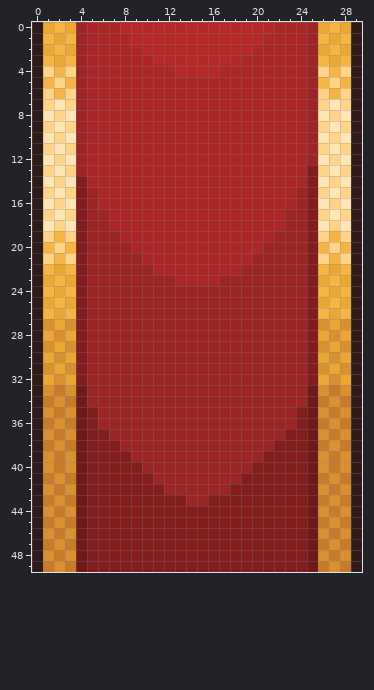
A pixel-art sprite gets an edit: Project-Pentagram/WorkingDir/Sprites/UI/Game/Timeline/ui_game_timeline_banner-borderless.png. This is how it looked before the edit.
The file is 120x200 pixels, drawn in blocks of 4x4; one block is one cell here.
And afterwards:
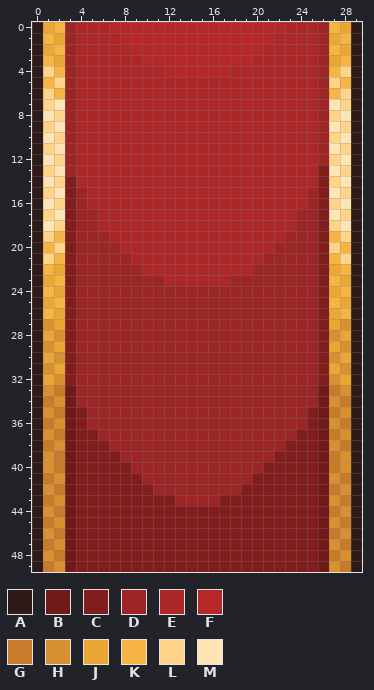
Palette (. is transparent): A #2e1a16  B #701919  C #821d1d  D #9c2525  E #ac2828  F #b62727  G #c87b2b  H #d89130  J #eaa733  K #f5b444  L #ffd388  M #ffe4b6
What changed:
@@ x 0..29 @@
- 0 AJKJDEEEFFFFFFFFFFFFFFEEEDJKJA
- 1 AKJKDEEEEFFFFFFFFFFFFEEEEDKJKA
- 2 AJKJDEEEEEFFFFFFFFFFEEEEEDJKJA
- 3 AKJKDEEEEEEFFFFFFFFEEEEEEDKJKA
- 4 ALKLDEEEEEEEEFFFFEEEEEEEEDLKLA
- 5 AKLKDEEEEEEEEEEEEEEEEEEEEDKLKA
- 6 ALKLDEEEEEEEEEEEEEEEEEEEEDLKLA
- 7 ALMLDEEEEEEEEEEEEEEEEEEEEDLMLA
- 8 AMLMDEEEEEEEEEEEEEEEEEEEEDMLMA
- 9 ALMLDEEEEEEEEEEEEEEEEEEEEDLMLA
-10 AMLMDEEEEEEEEEEEEEEEEEEEEDMLMA
-11 ALMLDEEEEEEEEEEEEEEEEEEEEDLMLA
-12 AMLMDEEEEEEEEEEEEEEEEEEEEDMLMA
-13 ALMLDEEEEEEEEEEEEEEEEEEEECLMLA
-14 AMLMCEEEEEEEEEEEEEEEEEEEECMLMA
-15 ALMLCDEEEEEEEEEEEEEEEEEEDCLMLA
-16 AMLMCDEEEEEEEEEEEEEEEEEEDCMLMA
-17 ALMLCDDEEEEEEEEEEEEEEEEDDCLMLA
-18 AMLMCDDEEEEEEEEEEEEEEEEDDCMLMA
-19 ALKLCDDDEEEEEEEEEEEEEEDDDCLKLA
-20 AKLKCDDDDEEEEEEEEEEEEDDDDCKLKA
-21 ALKLCDDDDDEEEEEEEEEEDDDDDCLKLA
-22 AKJKCDDDDDDEEEEEEEEDDDDDDCKJKA
-23 AJKJCDDDDDDDDEEEEDDDDDDDDCJKJA
-24 AKJKCDDDDDDDDDDDDDDDDDDDDCKJKA
-25 AJKJCDDDDDDDDDDDDDDDDDDDDCJKJA
-26 AKJKCDDDDDDDDDDDDDDDDDDDDCKJKA
-27 AHJHCDDDDDDDDDDDDDDDDDDDDCHJHA
-28 AJHJCDDDDDDDDDDDDDDDDDDDDCJHJA
-29 AHJHCDDDDDDDDDDDDDDDDDDDDCHJHA
-30 AJHJCDDDDDDDDDDDDDDDDDDDDCJHJA
-31 AHJHCDDDDDDDDDDDDDDDDDDDDCHJHA
-32 AJHJCDDDDDDDDDDDDDDDDDDDDCJHJA
-33 AHGHBDDDDDDDDDDDDDDDDDDDDBHGHA
-34 AGHGBDDDDDDDDDDDDDDDDDDDDBGHGA
-35 AHGHBCDDDDDDDDDDDDDDDDDDCBHGHA
-36 AGHGBCDDDDDDDDDDDDDDDDDDCBGHGA
-37 AHGHBCCDDDDDDDDDDDDDDDDCCBHGHA
-38 AGHGBCCCDDDDDDDDDDDDDDCCCBGHGA
-39 AHGHBCCCCDDDDDDDDDDDDCCCCBHGHA
-40 AHGHBCCCCCDDDDDDDDDDCCCCCBHGHA
-41 AGHGBCCCCCCDDDDDDDDCCCCCCBGHGA
-42 AHGHBCCCCCCCDDDDDDCCCCCCCBHGHA
-43 AGHGBCCCCCCCCCDDCCCCCCCCCBGHGA
-44 AHGHBCCCCCCCCCCCCCCCCCCCCBHGHA
-45 AGHGBCCCCCCCCCCCCCCCCCCCCBGHGA
-46 AHGHBCCCCCCCCCCCCCCCCCCCCBHGHA
-47 AGHGBCCCCCCCCCCCCCCCCCCCCBGHGA
-48 AHGHBCCCCCCCCCCCCCCCCCCCCBHGHA
-49 AGHGBCCCCCCCCCCCCCCCCCCCCBGHGA
+ 0 AJKDEEEFFFFFFFFFFFFFFFFEEEDKJA
+ 1 AKJDEEEEFFFFFFFFFFFFFFEEEEDJKA
+ 2 AJKDEEEEEFFFFFFFFFFFFEEEEEDKJA
+ 3 AKJDEEEEEEFFFFFFFFFFEEEEEEDJKA
+ 4 ALKDEEEEEEEEFFFFFFEEEEEEEEDKLA
+ 5 AKLDEEEEEEEEEEEEEEEEEEEEEEDLKA
+ 6 ALKDEEEEEEEEEEEEEEEEEEEEEEDKLA
+ 7 ALMDEEEEEEEEEEEEEEEEEEEEEEDMLA
+ 8 AMLDEEEEEEEEEEEEEEEEEEEEEEDLMA
+ 9 ALMDEEEEEEEEEEEEEEEEEEEEEEDMLA
+10 AMLDEEEEEEEEEEEEEEEEEEEEEEDLMA
+11 ALMDEEEEEEEEEEEEEEEEEEEEEEDMLA
+12 AMLDEEEEEEEEEEEEEEEEEEEEEEDLMA
+13 ALMDEEEEEEEEEEEEEEEEEEEEEECMLA
+14 AMLCEEEEEEEEEEEEEEEEEEEEEECLMA
+15 ALMCDEEEEEEEEEEEEEEEEEEEEDCMLA
+16 AMLCDEEEEEEEEEEEEEEEEEEEEDCLMA
+17 ALMCDDEEEEEEEEEEEEEEEEEEDDCMLA
+18 AMLCDDEEEEEEEEEEEEEEEEEEDDCLMA
+19 ALKCDDDEEEEEEEEEEEEEEEEDDDCKLA
+20 AKLCDDDDEEEEEEEEEEEEEEDDDDCLKA
+21 ALKCDDDDDEEEEEEEEEEEEDDDDDCKLA
+22 AKJCDDDDDDEEEEEEEEEEDDDDDDCJKA
+23 AJKCDDDDDDDDEEEEEEDDDDDDDDCKJA
+24 AKJCDDDDDDDDDDDDDDDDDDDDDDCJKA
+25 AJKCDDDDDDDDDDDDDDDDDDDDDDCKJA
+26 AKJCDDDDDDDDDDDDDDDDDDDDDDCJKA
+27 AHJCDDDDDDDDDDDDDDDDDDDDDDCJHA
+28 AJHCDDDDDDDDDDDDDDDDDDDDDDCHJA
+29 AHJCDDDDDDDDDDDDDDDDDDDDDDCJHA
+30 AJHCDDDDDDDDDDDDDDDDDDDDDDCHJA
+31 AHJCDDDDDDDDDDDDDDDDDDDDDDCJHA
+32 AJHCDDDDDDDDDDDDDDDDDDDDDDCHJA
+33 AHGBDDDDDDDDDDDDDDDDDDDDDDBGHA
+34 AGHBDDDDDDDDDDDDDDDDDDDDDDBHGA
+35 AHGBCDDDDDDDDDDDDDDDDDDDDCBGHA
+36 AGHBCDDDDDDDDDDDDDDDDDDDDCBHGA
+37 AHGBCCDDDDDDDDDDDDDDDDDDCCBGHA
+38 AGHBCCCDDDDDDDDDDDDDDDDCCCBHGA
+39 AHGBCCCCDDDDDDDDDDDDDDCCCCBGHA
+40 AHGBCCCCCDDDDDDDDDDDDCCCCCBGHA
+41 AGHBCCCCCCDDDDDDDDDDCCCCCCBHGA
+42 AHGBCCCCCCCDDDDDDDDCCCCCCCBGHA
+43 AGHBCCCCCCCCCDDDDCCCCCCCCCBHGA
+44 AHGBCCCCCCCCCCCCCCCCCCCCCCBGHA
+45 AGHBCCCCCCCCCCCCCCCCCCCCCCBHGA
+46 AHGBCCCCCCCCCCCCCCCCCCCCCCBGHA
+47 AGHBCCCCCCCCCCCCCCCCCCCCCCBHGA
+48 AHGBCCCCCCCCCCCCCCCCCCCCCCBGHA
+49 AGHBCCCCCCCCCCCCCCCCCCCCCCBHGA
Boxes around the changes in both pictures, in picture pixels (x1, y1, x2, y2):
changed: (65, 22, 329, 572)
